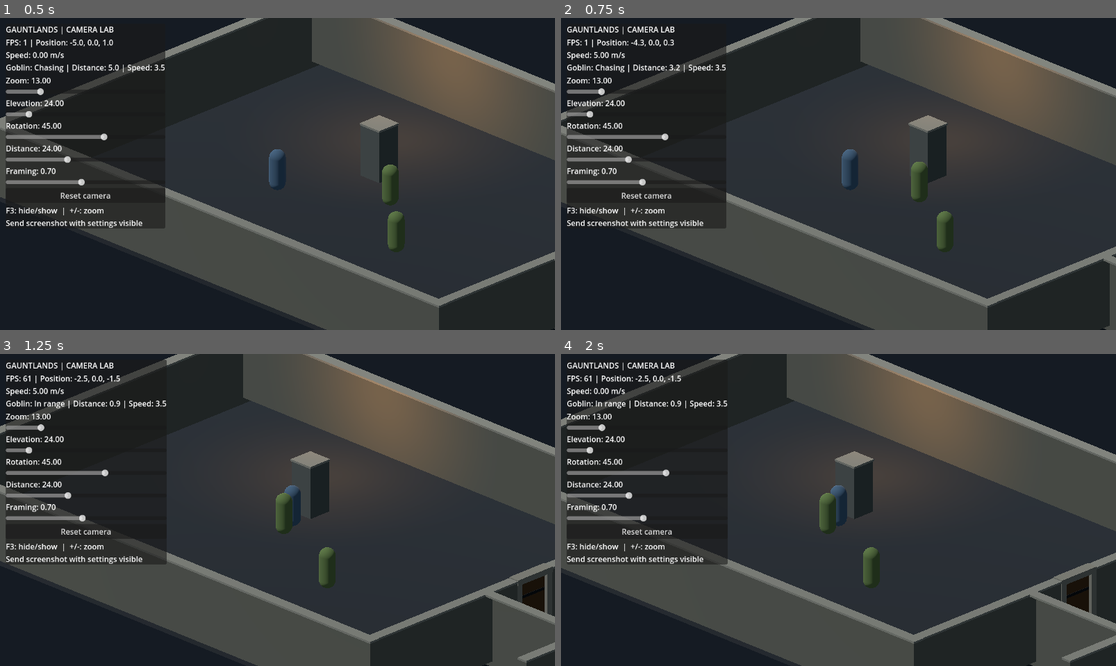
Above: before the commit, frames 1-4 (two rows, left to right).
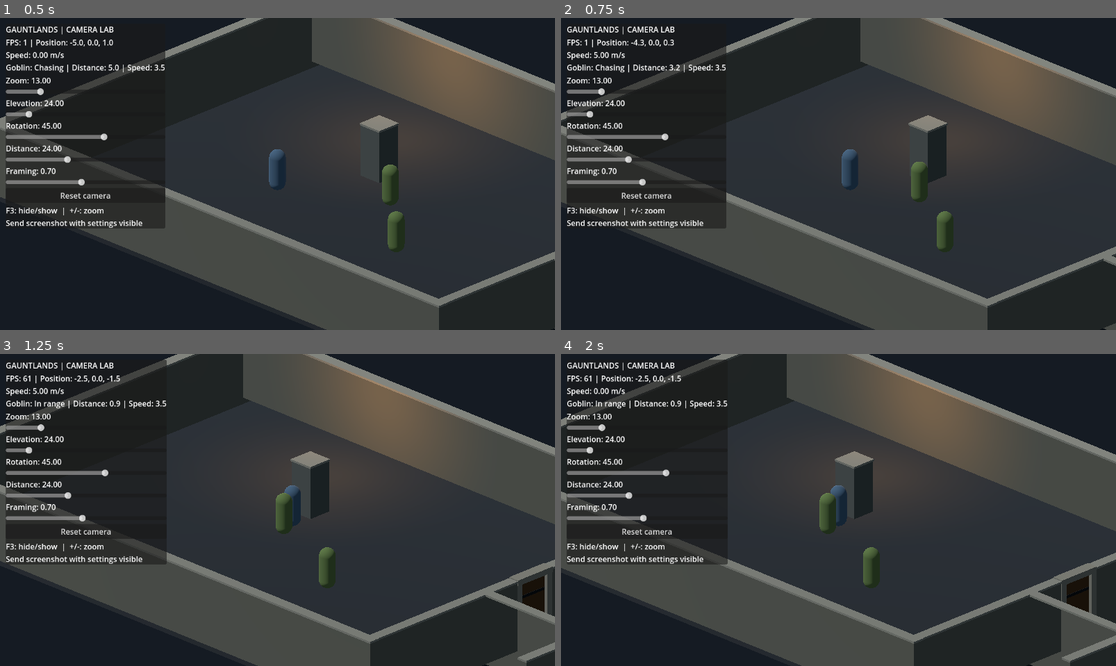
Above: after the commit, the same moments.

Repository: Jonty303/Project-Gauntlands
Game: Godot game, scene res://scenes/experiment_25d.tscn
Same seed, same stepped clock (60 frames per second), same inputs: the game is played once before the commit and once after it. This scene is started directly instead of the project's main scene.
Inputs (mouse positions are in pixels of both pictures, inside the frame that each line leads up to):
- Up to frame 1 (0.5 s): no input
- Up to frame 2 (0.75 s): tap Enter (ui_accept) at 0.5 s; move the mouse to (960, 158) at 0.52 s; hold D (move_right) from 0.53 s (still down); hold Space (attack) from 0.53 s (still down); click (960, 158) at 0.67 s
- Up to frame 3 (1.25 s): keep holding D (move_right); keep holding Space (attack); tap Enter (ui_accept) at 0.77 s
- Up to frame 4 (2 s): release D (move_right) at 1.25 s; release Space (attack) at 1.25 s; drag from (727, 525) to (810, 572) at 1.27 s

Frame 1 is identical in both runs. In frame 2, 0.2% of the frame differs, in the area x 98-100%, y 78-99%; in frame 3, 0.7%; in frame 4, 0.8%, in the area x 85-91%, y 78-99%.

Commit message:
Fix doorway spans and add dark undiscovered room footprints

Diff:
--- a/scripts/experiment_25d.gd
+++ b/scripts/experiment_25d.gd
@@ -35,17 +35,13 @@
     _make_box("NorthWall", Vector3(0,1.55,-9.5), Vector3(26.5,WALL_HEIGHT,0.45), Color("#77796f"))
     _make_box("SouthWall", Vector3(0,1.55,9.5), Vector3(26.5,WALL_HEIGHT,0.45), Color("#77796f"))
     _make_box("WestWall", Vector3(-13,1.55,0), Vector3(0.45,WALL_HEIGHT,19), Color("#77796f"))
-    for z in [-6.0,6.0]:
-        _make_box("EastDoorJamb", Vector3(13,1.55,z), Vector3(0.45,WALL_HEIGHT,7), Color("#77796f"))
-    for z in [-1.65, 1.65]:
-        _make_box("NarrowDoorFrame", Vector3(13,1.55,z), Vector3(0.45,WALL_HEIGHT,1.7), Color("#77796f"))
+    for z in [-5.125,5.125]:
+        _make_box("EastDoorJamb", Vector3(13,1.55,z), Vector3(0.45,WALL_HEIGHT,8.75), Color("#77796f"))
     _place_door("MainDoor", Vector3(13,0,0), 1.5, false)
     for z in [-2.7,2.7]:
         _make_box("CorridorWall", Vector3(16,1.55,z), Vector3(6.2,WALL_HEIGHT,0.4), Color("#77796f"))
-    for z in [-4.5,4.5]:
-        _make_box("SecondDoorJamb", Vector3(19,1.55,z), Vector3(0.45,WALL_HEIGHT,4), Color("#77796f"))
-    for z in [-2.0, 2.0]:
-        _make_box("DoubleDoorFrame", Vector3(19,1.55,z), Vector3(0.45,WALL_HEIGHT,1.0), Color("#77796f"))
+    for z in [-4.0,4.0]:
+        _make_box("SecondDoorJamb", Vector3(19,1.55,z), Vector3(0.45,WALL_HEIGHT,5.0), Color("#77796f"))
     _place_door("HallDoubleDoor", Vector3(19,0,0), 3.0, true)
     _make_box("SecondNorth", Vector3(24.5,1.55,-6.5), Vector3(11,WALL_HEIGHT,0.45), Color("#77796f"))
     _make_box("SecondSouth", Vector3(24.5,1.55,6.5), Vector3(11,WALL_HEIGHT,0.45), Color("#77796f"))
@@ -118,16 +114,20 @@
             hidden_chamber.append(child)
     for item in hidden_corridor + hidden_chamber:
         item.visible = false
+    _make_box("UnexploredCorridor", Vector3(16,-0.01,0), Vector3(6,0.02,5), Color("#12171c"), false)
+    _make_box("UnexploredChamber", Vector3(24.5,-0.01,0), Vector3(11,0.02,13), Color("#12171c"), false)
 
 func _update_room_reveal() -> void:
     if not corridor_revealed and doors.size() > 0 and bool(doors[0].get("opened")):
         corridor_revealed = true
         for item in hidden_corridor:
             item.visible = true
+        get_node("UnexploredCorridor").visible = false
     if not chamber_revealed and doors.size() > 1 and bool(doors[1].get("opened")):
         chamber_revealed = true
         for item in hidden_chamber:
             item.visible = true
+        get_node("UnexploredChamber").visible = false
     if goblins.size() > 2:
         goblins[2].visible = chamber_revealed
 
